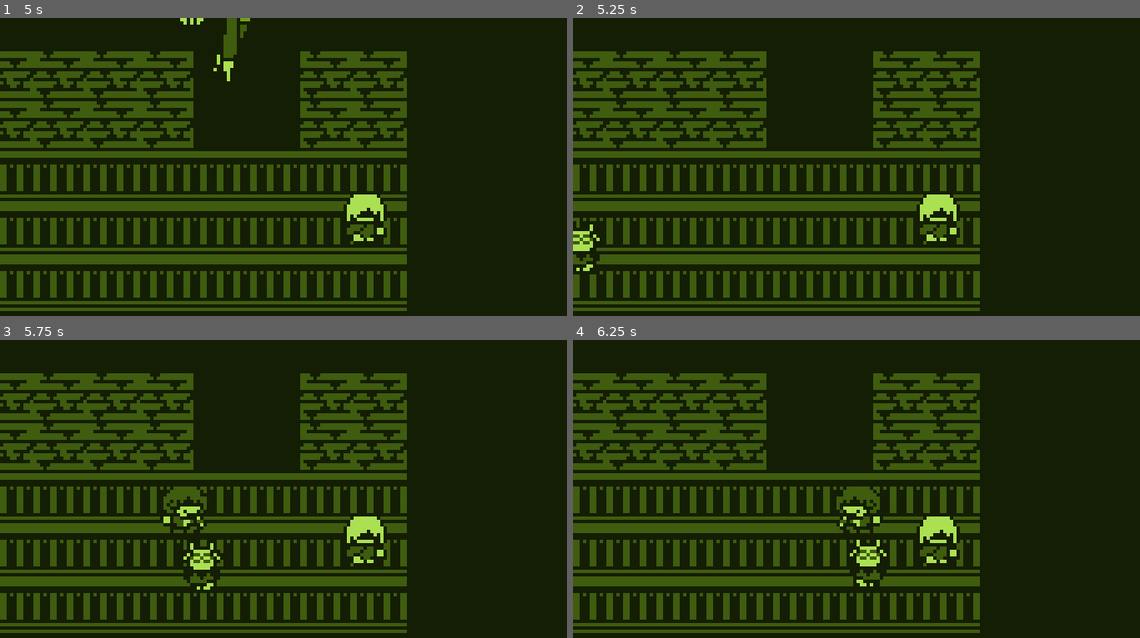
Above: before the commit, frames 1-4 (two rows, left to right).
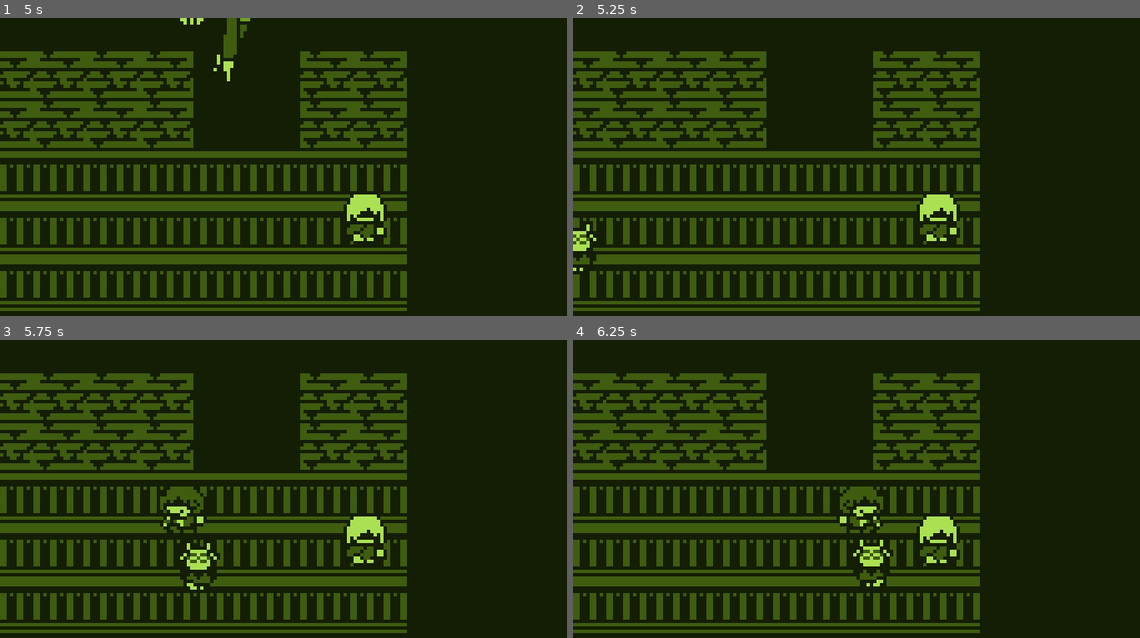
Above: after the commit, the same moments.

Repository: CherrySodaPop/Spamton-NEO-VGB
Game: Godot game, scene res://rooms/spamtonNeoFight/spamtonFight.tscn
Same seed, same stepped clock (60 frames per second), same inputs: the game is played once before the commit and once after it. This scene is started directly instead of the project's main scene.
Inputs:
- Up to frame 1 (5 s): tap Enter (confirm) at 0.5, 1.35, 2.85, 4.35 s; hold D (moveRight) 0.53-1.28 s; hold Enter (confirm) 0.53-1.28 s; hold S (moveDown) 1.28-2.03 s; hold D (moveRight) 2.03-2.78 s; hold Enter (confirm) 2.03-2.78 s; hold W (moveUp) 2.78-3.53 s; hold Enter (confirm) 3.53-4.28 s; hold A (moveLeft) from 3.53 s (still down)
- Up to frame 2 (5.25 s): release A (moveLeft) at 5.03 s; hold S (moveDown) from 5.03 s (still down); hold Enter (confirm) from 5.03 s (still down)
- Up to frame 3 (5.75 s): keep holding S (moveDown); keep holding Enter (confirm)
- Up to frame 4 (6.25 s): release S (moveDown) at 5.78 s; release Enter (confirm) at 5.78 s; hold D (moveRight) from 5.78 s (still down); tap Enter (confirm) at 5.85 s

Frame 1 is identical in both runs. In frame 2, 0.3% of the frame differs, in the area x 0-5%, y 68-87%; in frame 3, 1.1%, in the area x 28-40%, y 49-84%; in frame 4, 1.1%.

Commit message:
Adjustments + Artwork

Diff:
--- a/sourcecode/rooms/spamtonNeoFight/spamtonFight.tscn
+++ b/sourcecode/rooms/spamtonNeoFight/spamtonFight.tscn
@@ -932,14 +932,17 @@
 tracks/0/imported = false
 tracks/0/enabled = true
 tracks/0/keys = {
-"times": PoolRealArray( 3, 7, 13 ),
-"transitions": PoolRealArray( 1, 1, 1 ),
+"times": PoolRealArray( 3, 7.7, 12, 16 ),
+"transitions": PoolRealArray( 1, 1, 1, 1 ),
 "values": [ {
 "args": [  ],
 "method": "MY_WIRES"
 }, {
 "args": [  ],
 "method": "REAL_BOY"
+}, {
+"args": [  ],
+"method": "ARE_YOU_GETTING_THIS_MIKE"
 }, {
 "args": [  ],
 "method": "WATCH_ME_FLY_MAMA"
@@ -1102,14 +1105,12 @@
 position = Vector2( -112, 2 )
 frames = ExtResource( 10 )
 animation = "walk"
-frame = 1
 playing = true
 
 [node name="ralsei" type="AnimatedSprite" parent="world"]
 position = Vector2( -101, 21 )
 frames = ExtResource( 9 )
 animation = "walk"
-frame = 1
 playing = true
 
 [node name="intro_minispamtons" type="Node2D" parent="."]
Not shown, changed: sourceresources/conceptart/colorTesting.xcf
